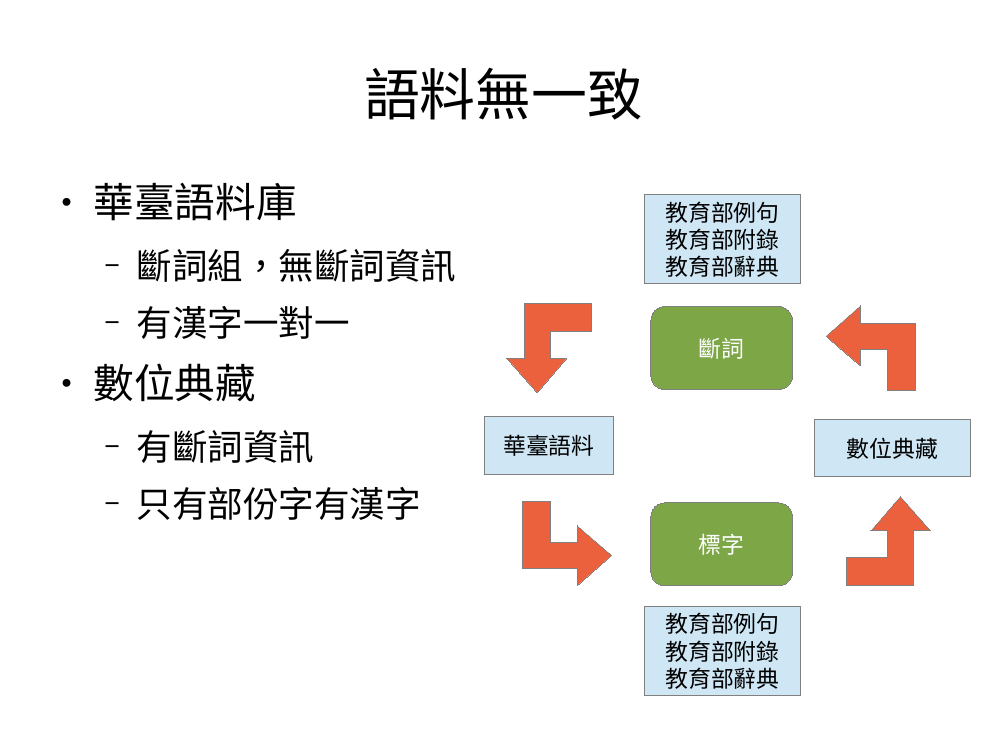
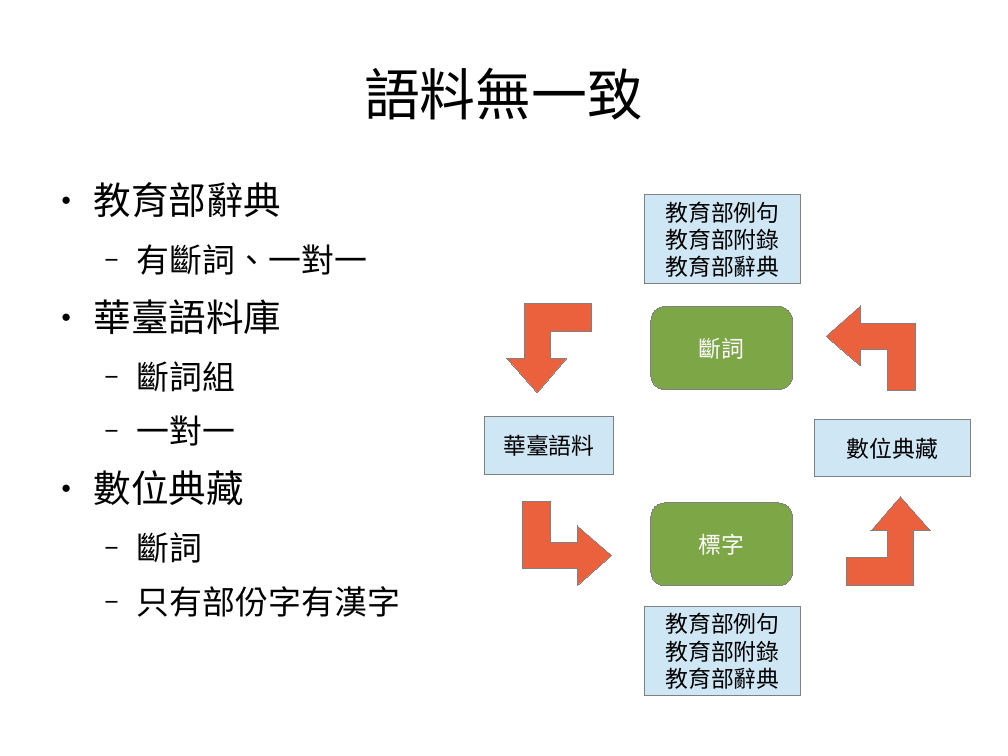
Before and after one commit to sih4sing5hong5/po3-ko3_tau5-iann2-phinn3, a slide deck: slide 19 of 翻譯報告.odp. Drawn at 1008x756 pixels with LibreOffice and Linux fonts; fonts in the diff are those of the drawing. Boxes give left, top, right and bottom in pixels: in the first picture for what was removed or moved away, otherwise in the second. Text is boxed around its words. In the diff, an @@ line names an element or a change of style, - is before the commit and + after.

```diff
--- a/翻譯報告.odp
+++ b/翻譯報告.odp
@@ text at (94,182,367,275): paragraphs added @@
+● 教育部辭典
+  − 有斷詞、一對一
@@ text at (94,299,400,617): size 32 to 29.6 pt in "華臺語料庫", "數位典藏"; size 28 to 25.9 pt in "只有部份字有漢字" @@
@@ text at (137,361,236,446): text changed; size 28 to 25.9 pt @@
-  − 斷詞組，無斷詞資訊
-  − 有漢字一對一
+  − 斷詞組
+  − 一對一
@@ text at (137,532,203,563): text changed; size 28 to 25.9 pt @@
-  − 有斷詞資訊
+  − 斷詞
```
Also in this commit, not shown: 15 other slides changed.
